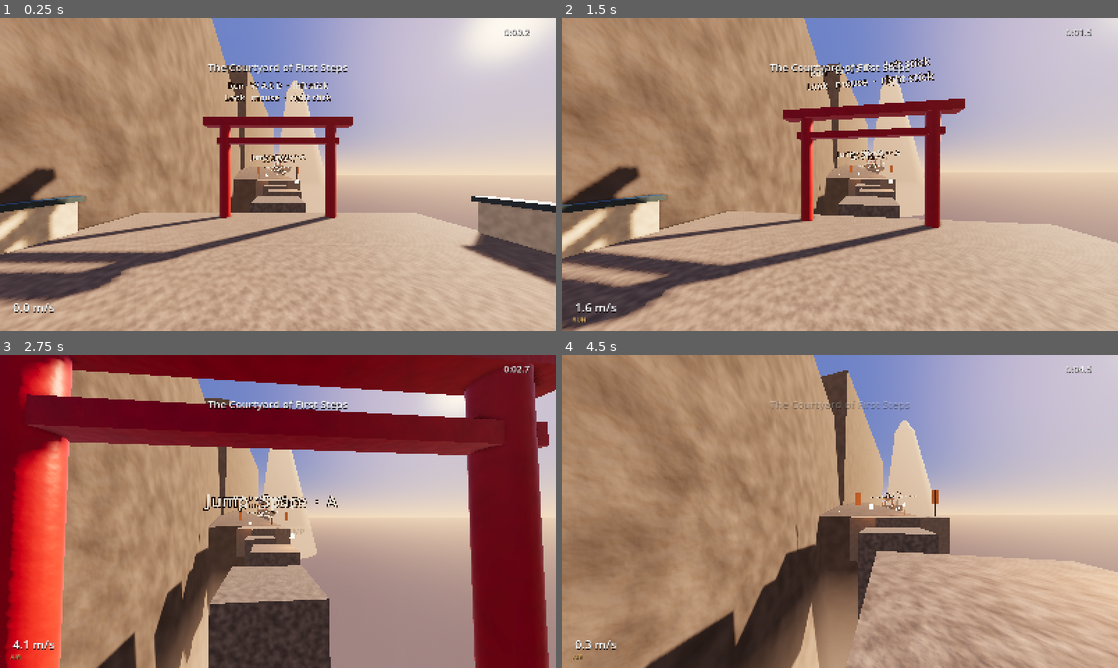
Above: before the commit, frames 1-4 (two rows, left to right).
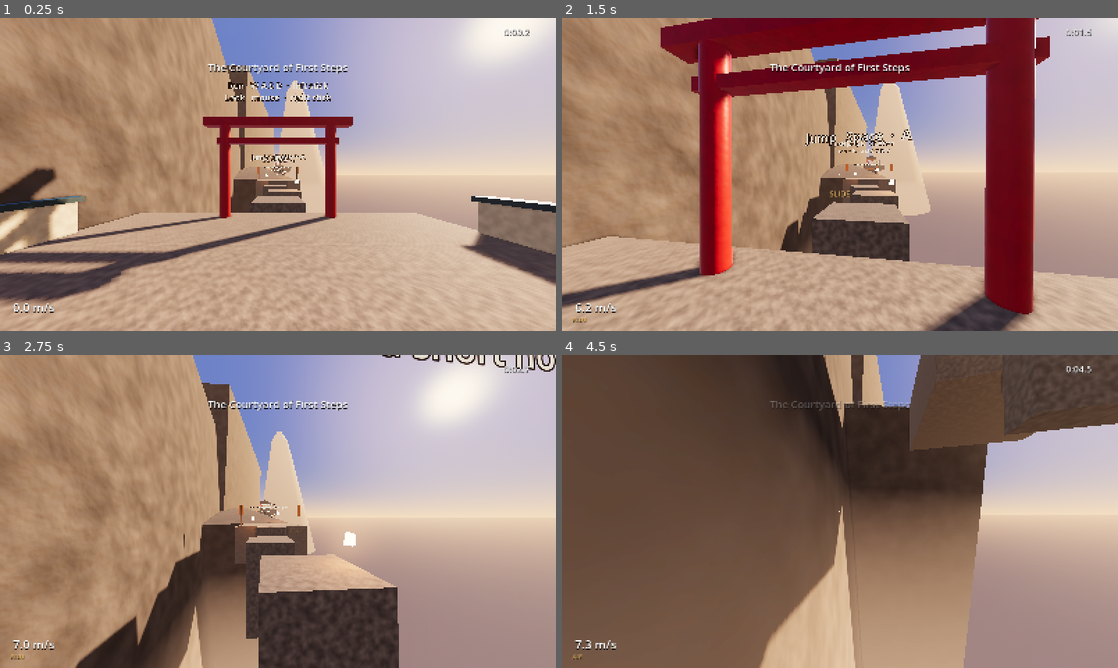
Above: after the commit, the same moments.

Repository: Chixaelm/cloudspire
Game: Godot game, scene res://main.tscn
The game is run twice, just before and just after one commit, with the same random seed, the same clock (stepped at 60 frames per second) and the same inputs.
Inputs (mouse positions are in pixels of both pictures, inside the frame that each line leads up to):
- Up to frame 1 (0.25 s): no input
- Up to frame 2 (1.5 s): tap Enter at 0.5 s; move the mouse to (867, 174) at 0.52 s; hold Space (jump) 0.53-1.28 s; hold W (move_forward) from 0.53 s (still down); click (867, 174) at 0.67 s; move the mouse to (812, 174) at 1.27 s; tap Shift (crouch) at 1.35 s; click (812, 174) at 1.42 s
- Up to frame 3 (2.75 s): keep holding W (move_forward); tap Space (jump) at 1.52, 1.55, 1.82 s; move the mouse to (289, 505) at 2.02 s; hold Space (jump) from 2.03 s (still down); tap C at 2.1 s; click (289, 505) at 2.17 s
- Up to frame 4 (4.5 s): keep holding W (move_forward); move the mouse to (834, 517) at 2.77 s; release Space (jump) at 2.78 s; tap Ctrl at 2.85 s; click (834, 517) at 2.92 s; tap Space (jump) at 3.02, 3.05, 3.32 s; move the mouse to (878, 514) at 3.52 s; hold Space (jump) 3.53-4.28 s; click (878, 514) at 3.67 s; move the mouse to (795, 508) at 4.27 s; tap Shift (crouch) at 4.35 s; click (795, 508) at 4.42 s

The runs differ from the first frame. In frame 2, 46% of the frame differs, in the area x 0-100%, y 0-100%; in frame 3, 54%; in frame 4, 83%.

Commit message:
Tighten movement: snappier ground, heavier gravity, stronger air control
- Ground: accel 24 -> 200, friction 18 -> 100, overspeed drag 2.5 -> 4.
  Jog is reached in ~0.03 s; stopping from a sprint takes ~0.09 s.
- Gravity 9.81 -> 16, with jump, hop and double-jump speeds scaled so
  heights are unchanged (~1 m, ~1.9 m). Jog jump is now ~4.5 m.
- Air control: accel 5 -> 25, wish speed 1.2 -> 5 m/s.
- Upgrade project to Godot 4.7 and add the missing selftest.gd.uid.
- Update README physics notes to match.

Self-test passes in full, including the scripted course run.

Co-Authored-By: Claude Opus 5.5 <noreply@anthropic.com>

Diff:
--- a/godot/project.godot
+++ b/godot/project.godot
@@ -8,12 +8,16 @@
 
 config_version=5
 
+[animation]
+
+compatibility/default_parent_skeleton_in_mesh_instance_3d=true
+
 [application]
 
 config/name="Monk's Edge"
 config/description="A first-person kinetic climbing game. Level one: the Courtyard of First Steps."
 run/main_scene="res://main.tscn"
-config/features=PackedStringArray("4.3", "Forward Plus")
+config/features=PackedStringArray("4.7", "Forward Plus")
 config/icon="res://icon.svg"
 
 [display]
@@ -26,7 +30,6 @@
 
 [input_devices]
 
-pointing/emulate_touch_from_mouse=false
 pointing/emulate_mouse_from_touch=false
 
 [physics]
@@ -36,14 +39,9 @@
 
 [rendering]
 
-renderer/rendering_method="forward_plus"
-renderer/rendering_method.mobile="mobile"
+textures/vram_compression/import_etc2_astc=true
+lights_and_shadows/directional_shadow/soft_shadow_filter_quality=3
+lights_and_shadows/directional_shadow/soft_shadow_filter_quality.mobile=1
 anti_aliasing/quality/msaa_3d=2
 anti_aliasing/quality/use_debanding=true
-lights_and_shadows/directional_shadow/size=4096
-lights_and_shadows/directional_shadow/size.mobile=2048
-lights_and_shadows/directional_shadow/soft_shadow_filter_quality=3
-lights_and_shadows/directional_shadow/soft_shadow_filter_quality.mobile=1
-lights_and_shadows/positional_shadow/soft_shadow_filter_quality=2
-textures/vram_compression/import_etc2_astc=true
 environment/defaults/default_clear_color=Color(0.05, 0.04, 0.04, 1)
--- a/godot/scripts/player.gd
+++ b/godot/scripts/player.gd
@@ -1,10 +1,10 @@
 class_name Player
 extends CharacterBody3D
-## First-person monk. Everything is in metres and seconds, and gravity is real (9.81).
+## First-person monk. Everything is in metres and seconds, and gravity is 16 (heavier than real, so jumps feel snappy).
 ##
 ## The one deliberate cheat is the second jump. Everything else follows momentum:
 ##  - running builds pace gradually, and stopping takes friction;
-##  - in the air there is almost no steering;
+##  - in the air you can steer a little, but not fly;
 ##  - a slide is a short shove followed by friction, unless a slope keeps feeding it;
 ##  - a wall only carries you while you are fast enough for your feet to grip, and the grip fades;
 ##  - hit an angled surface at speed and crouch on impact, and you ricochet off it instead of sticking.
@@ -22,22 +22,22 @@
 @export_group("Run")
 @export var jog_speed := 5.5                 ## pace you reach almost at once
 @export var sprint_speed := 8.5              ## pace you build up to by not stopping
-@export var ground_accel := 24.0
+@export var ground_accel := 200.0
 @export var pace_gain := 1.5                 ## m/s gained per second of sustained running
 @export var pace_loss := 7.0
-@export var ground_friction := 18.0          ## braking with no input
-@export var overspeed_drag := 2.5            ## how fast speed above your pace bleeds off on foot
+@export var ground_friction := 100.0          ## braking with no input
+@export var overspeed_drag := 4.0            ## how fast speed above your pace bleeds off on foot
 @export var crouch_speed := 2.2
 @export var slope_pull := 0.35               ## share of gravity felt along a slope while running
 
 @export_group("Air")
-@export var gravity := 9.81
-@export var jump_speed := 4.5                ## about a 1 m standing jump
-@export var hop_speed := 2.6                 ## let go of jump early and the rise is trimmed to this: a short hop
-@export var double_jump_speed := 4.2
+@export var gravity := 16.0
+@export var jump_speed := 5.75                ## about a 1 m standing jump
+@export var hop_speed := 3.32                 ## let go of jump early and the rise is trimmed to this: a short hop
+@export var double_jump_speed := 5.36
 @export var double_jump_steer := 1.5         ## sideways shove the second jump may add
-@export var air_accel := 5.0
-@export var air_wish_speed := 1.2            ## air steering can only add this much speed in a new direction
+@export var air_accel := 25.0
+@export var air_wish_speed := 5.0            ## air steering can only add this much speed in a new direction
 @export var coyote_time := 0.1
 @export var jump_buffer := 0.12
 
@@ -46,7 +46,7 @@
 @export var slide_boost := 1.3               ## the push from dropping into a slide
 @export var slide_boost_cap := 10.0          ## the push never takes you past this
 @export var slide_boost_cooldown := 1.0
-@export var slide_friction := 0.36           ## friction coefficient: on the flat you lose ~3.5 m/s every second
+@export var slide_friction := 0.36           ## friction coefficient: on the flat you lose ~5.8 m/s every second
 @export var slide_steer := 1.2
 @export var slide_stop_speed := 1.5
 
Not shown, added: godot/scripts/selftest.gd.uid
